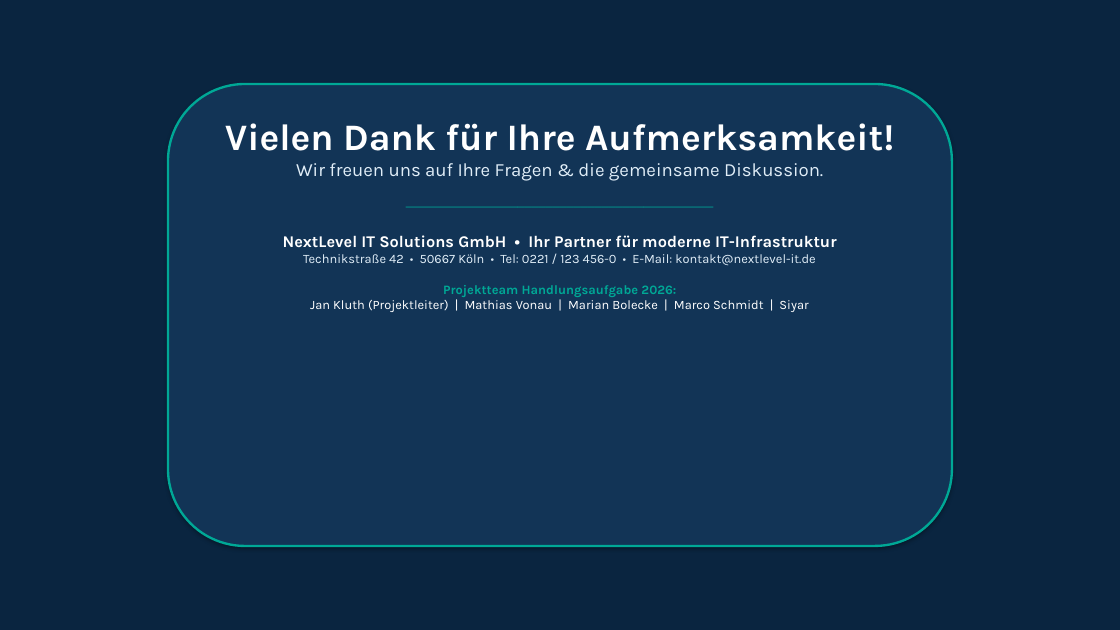
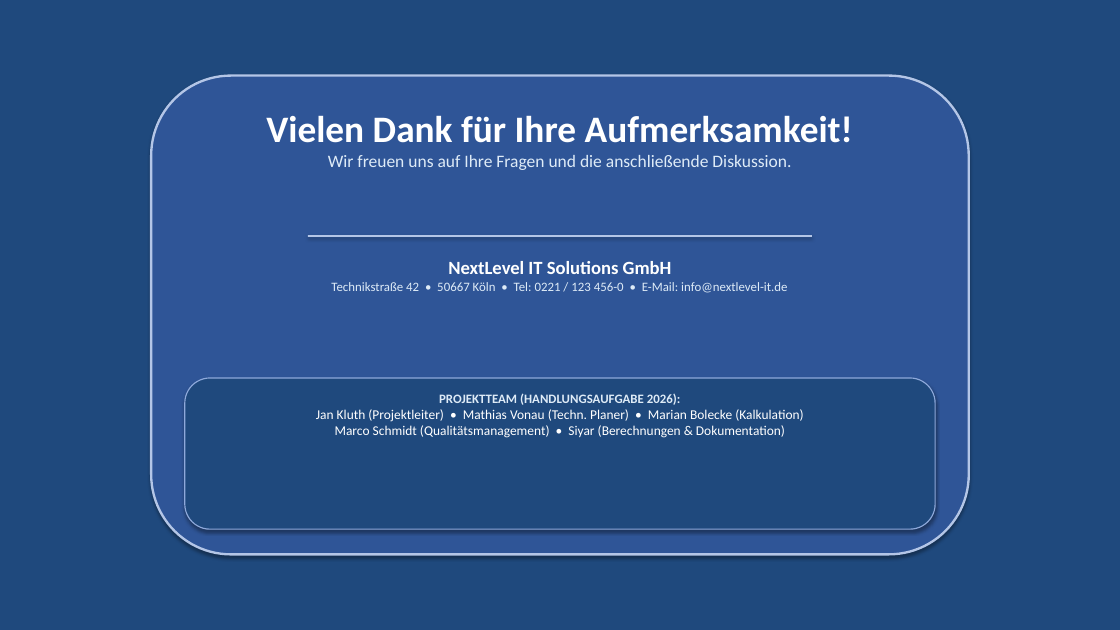
Before and after one commit to kluthjan/projekt_handlungsaufgabe, a slide deck: slide 16 of docs/08_Projektabschluss/Abschlusspraesentation.pptx (slide 14 before the commit). Drawn at 1120x630 pixels with LibreOffice and Linux fonts; fonts in the diff are those of the drawing. Boxes give left, top, right and bottom in pixels: in the first picture for what was removed or moved away, otherwise in the second. Text is boxed around its words. In the diff, an @@ line names an element or a change of style, - is before the commit and + after.

```diff
--- a/docs/08_Projektabschluss/Abschlusspraesentation.pptx
+++ b/docs/08_Projektabschluss/Abschlusspraesentation.pptx
@@ rectangle at bbox=[0, 0, 1120, 630]: fill #0A2540 to #1F497D @@
@@ rounded rectangle: place and size @@
-rounded rectangle at bbox=[168, 84, 952, 546]
+rounded rectangle at bbox=[151, 76, 969, 555]
@@ rounded rectangle at bbox=[151, 76, 969, 555]: fill #123456 to #2F5597; outline #00A896 2 pt to #B4C6E7 2 pt @@
@@ text added at bbox=[266, 115, 853, 170], 15 pt, text #DEEBF7 @@
+Vielen Dank für Ihre Aufmerksamkeit!
+Wir freuen uns auf Ihre Fragen und die anschließende Diskussion.
@@ rectangle added at bbox=[308, 235, 812, 237], fill #B4C6E7 @@
@@ text at bbox=[331, 261, 787, 293]: text changed; font Karla to Calibri; text colour #FFFFFF to #DEEBF7 @@
-Vielen Dank für Ihre Aufmerksamkeit!
-Wir freuen uns auf Ihre Fragen & die gemeinsame Diskussion.
-────────────────────────────────────────────
-NextLevel IT Solutions GmbH • Ihr Partner für moderne IT-Infrastruktur
-Technikstraße 42 • 50667 Köln • Tel: 0221 / 123 456-0 • E-Mail: kontakt@nextlevel-it.de
-Projektteam Handlungsaufgabe 2026:
-Jan Kluth (Projektleiter) | Mathias Vonau | Marian Bolecke | Marco Schmidt | Siyar
+NextLevel IT Solutions GmbH
+Technikstraße 42 • 50667 Köln • Tel: 0221 / 123 456-0 • E-Mail: info@nextlevel-it.de
@@ rounded rectangle added at bbox=[185, 378, 935, 529], fill #1F497D, outline #8EA9DB 1 pt @@
@@ text added at bbox=[316, 393, 803, 438], 11.5 pt, text #FFFFFF @@
+PROJEKTTEAM (HANDLUNGSAUFGABE 2026):
+Jan Kluth (Projektleiter) • Mathias Vonau (Techn. Planer) • Marian Bolecke (Kalkulation)
+Marco Schmidt (Qualitätsmanagement) • Siyar (Berechnungen & Dokumentation)
```
Also in this commit, not shown: 8 other slides changed, 7 slides added, 5 slides removed, 11 other files.
